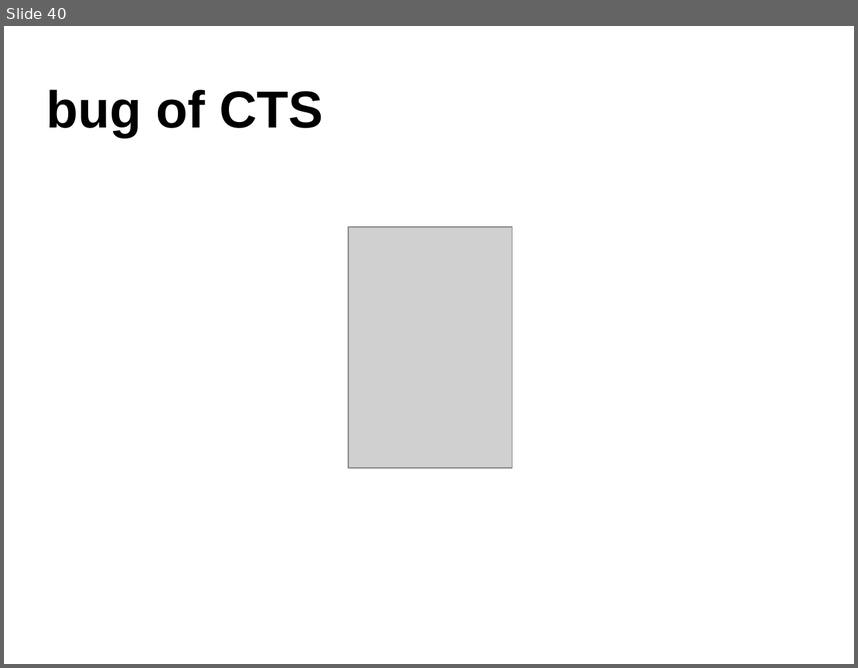
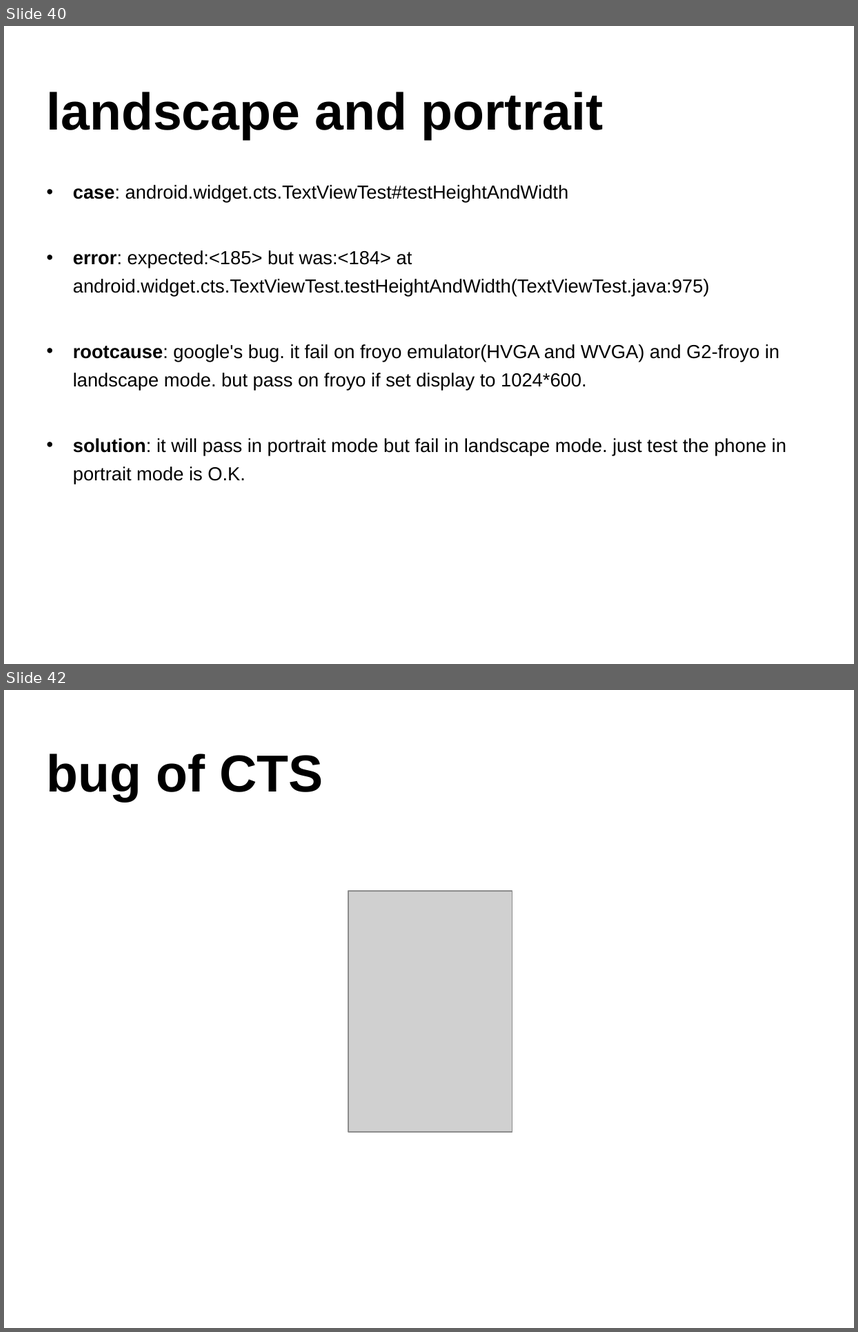
Before and after one commit to widerules/system-information, a slide deck: cts/CTS-training.ppt. Shown one above the other, each under a label of ours: slide 40 before the commit, slides 40 and 42 after it; the slides between them are not shown. The pictures are 858x668 and 858x1332 pixels, drawn with LibreOffice and Linux fonts; fonts in the diff are those of the drawing; grey boxes stand for pictures; background and template pictures are left out. Boxes give left, top, right and bottom in pixels: in the first picture for what was removed or moved away, otherwise in the second. Text is boxed around its words. In the diff, an @@ line names an element or a change of style, - is before the commit and + after.

```diff
--- a/cts/CTS-training.ppt
+++ b/cts/CTS-training.ppt
@@ slide 40 added at <box>4,26,854,664</box>, background picture (left out) @@
@@ text added at <box>47,92,603,140</box>, 44 pt, text #000000, bold @@
+landscape and portrait
@@ text added at <box>73,185,786,483</box>, 16 pt, text #000000 @@
+• case: android.widget.cts.TextViewTest#testHeightAndWidth
+• error: expected:<185> but was:<184> at android.widget.cts.TextViewTest.testHeightAndWidth(TextViewTest.java:975)
+• rootcause: google's bug. it fail on froyo emulator(HVGA and WVGA) and G2-froyo in landscape mode. but pass on froyo if set display to 1024*600.
+• solution: it will pass in portrait mode but fail in landscape mode. just test the phone in portrait mode is O.K.
@@ what was slide 40 is now slide 42 @@
```
Also in this commit, not shown: 33 slides changed, 3 other slides added.
